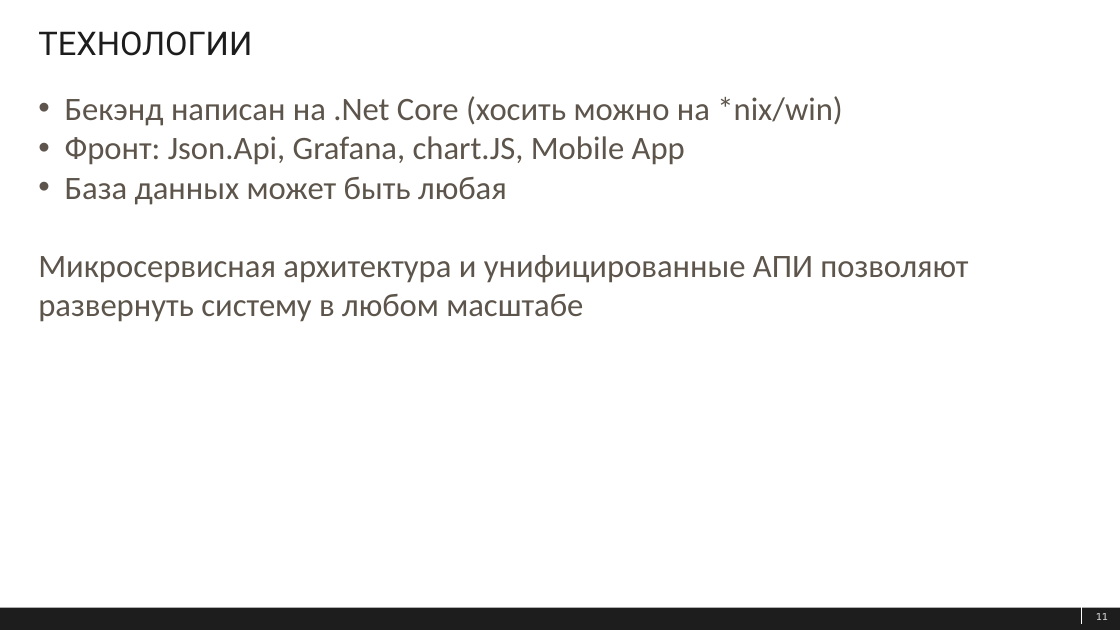
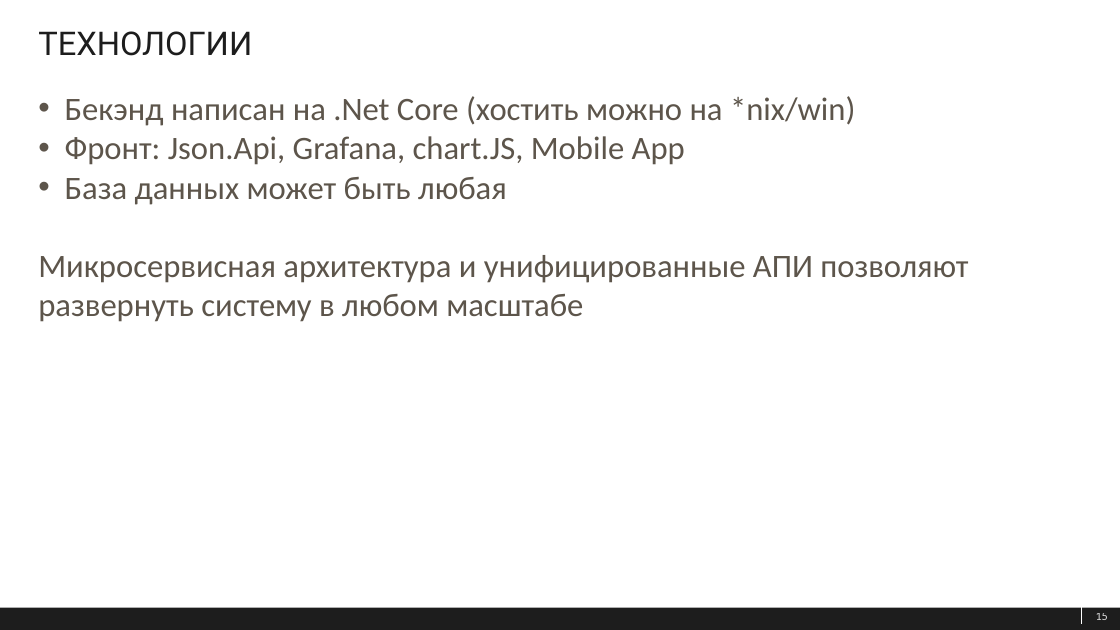
Before and after one commit to Gallardo13/SBH2019, a slide deck: slide 15 of Хакатон_2019_ФСО.1.pptx (slide 11 before the commit). Drawn at 1120x630 pixels with LibreOffice and Linux fonts; fonts in the diff are those of the drawing. Boxes give left, top, right and bottom in pixels: in the first picture for what was removed or moved away, otherwise in the second. Text is boxed around its words. In the diff, an @@ line names an element or a change of style, - is before the commit and + after.

```diff
--- a/Хакатон_2019_ФСО.1.pptx
+++ b/Хакатон_2019_ФСО.1.pptx
@@ text at (65, 96, 855, 126): text changed @@
-• Бекэнд написан на .Net Core (хосить можно на *nix/win)
+• Бекэнд написан на .Net Core (хостить можно на *nix/win)
@@ page number at (1096, 613, 1108, 620): text changed @@
-11
+15
```
Also in this commit, not shown: 9 other slides changed, 4 slides added, 1 other file.
